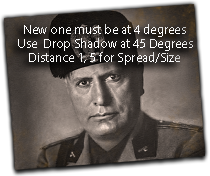
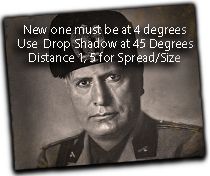
Two versions of the same layered image (210 × 176). Layer-by-layer changes:
pixels changed over [0, 0, 210, 176] (layer not identified)
